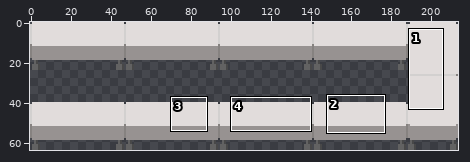
A sprite sheet gets an edit: UbiGame/Resources/img/cafeteria-boxes.png. Above: a wide view before the commit, with the close-up outlined.
Close-up. As it was:
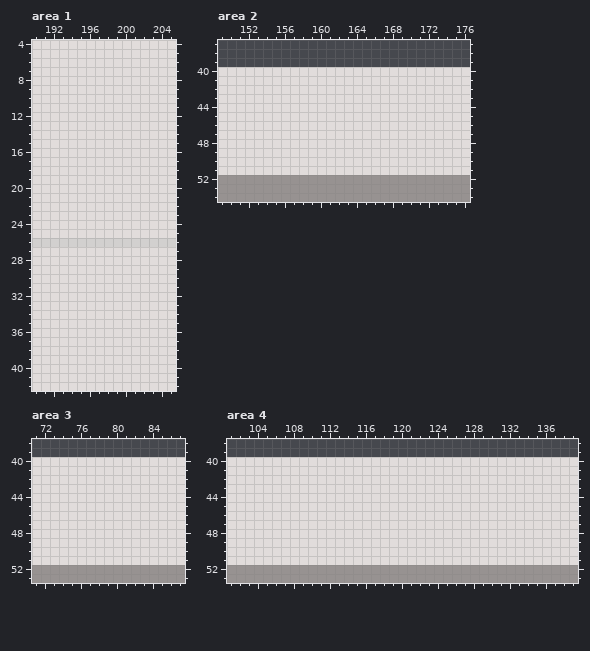
The file is 214x64 pixels. Colours within 5 levels of each other are drawn and written as one. Shown: area 1: x 190..205, y 4..42; area 2: x 149..176, y 37..54; area 3: x 71..87, y 38..53; area 4: x 101..139, y 38..53. The commit also changed other parts of the picture, which this record leaves out.
New version:
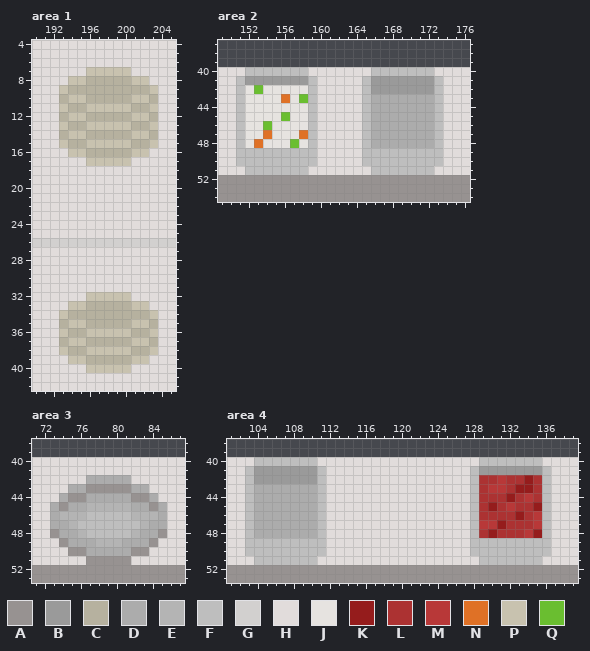
Palette (. is transparent): A #979291  B #9a9a9a  C #b6b19f  D #acacac  E #b4b4b4  F #bebebe  G #d2d0cf  H #e1dcdb  J #e6e3e0  K #951c1c  L #ac3232  M #b83838  N #df7126  P #c8c2af  Q #6abe30
Edits made:
Changed rows in their new state; - is an unchanged pixel.
Area 1:
first column x 193:
 7 ---PPPPP---
 8 -PPCCCCCPP-
 9 PCCCCCCCCCP
10 CPPCCCCCPPC
11 PCCPPPPPCCP
12 CPPCCCCCPPC
13 PCCPPPPPCCP
14 CPPCCCCCPPC
15 PCCPPPPPCCP
16 -PPCCCCCPP-
17 ---PPPPP---
first column x 193:
32 ---PPPPP---
33 -PPCCCCCPP-
34 PCCCCCCCCCP
35 CPPCCCCCPPC
36 PCCPPPPPCCP
37 CPPCCCCCPPC
38 PCCPPPPPCCP
39 -PPCCCCCPP-
40 ---PPPPP---
Area 2:
first column x 151:
40 -FFFFFFF-------FFFFFFF-
41 FBBBBBBBF-----FBBBBBBBF
42 FJQJJJJJF-----FBBBBBBBF
43 FJJJJNJQF-----FDDDDDDDF
44 FJJJJJJJF-----FDDDDDDDF
45 FJJJJQJJF-----FDDDDDDDF
46 FJJQJJJJF-----FDDDDDDDF
47 FJJNJJJNF-----FDDDDDDDF
48 FJNJJJQJF-----FDDDDDDDF
49 FFFFFFFFF-----FFFFFFFFF
50 FFFFFFFFF-----FFFFFFFFF
51 -FFFFFFF-------FFFFFFF-
Area 3:
first column x 73:
42 ----DDDDD----
43 --DDAAAAADD--
44 -DAADDDDDAAD-
45 DADDEEEEEDDAD
46 DEEEFFFFFEEED
47 DDEFFFFFFFEDD
48 ADDEFFFFFEDDA
49 -ADDDEEEDDDA-
50 --AADDDDDAA--
51 ----AAAAA----
Area 4:
first column x 103:
40 -FFFFFFF------------------FFFFFFF-
41 FBBBBBBBF----------------FBBBBBBBF
42 FBBBBBBBF----------------FLLMLLKLF
43 FDDDDDDDF----------------FLMMLKKLF
44 FDDDDDDDF----------------FLLLKLMLF
45 FDDDDDDDF----------------FLKLMLLKF
46 FDDDDDDDF----------------FLLLLKLMF
47 FDDDDDDDF----------------FMMKLLLMF
48 FDDDDDDDF----------------FLKLLLMKF
49 FFFFFFFFF----------------FFFFFFFFF
50 FFFFFFFFF----------------FFFFFFFFF
51 -FFFFFFF------------------FFFFFFF-
Where, in picture pixels (left, top, right, bottom), the same in both close-ups:
changed: (59, 67, 158, 166)
changed: (59, 292, 158, 373)
changed: (236, 67, 317, 175)
changed: (362, 67, 443, 175)
changed: (50, 475, 167, 565)
changed: (245, 457, 326, 565)
changed: (470, 457, 551, 565)
